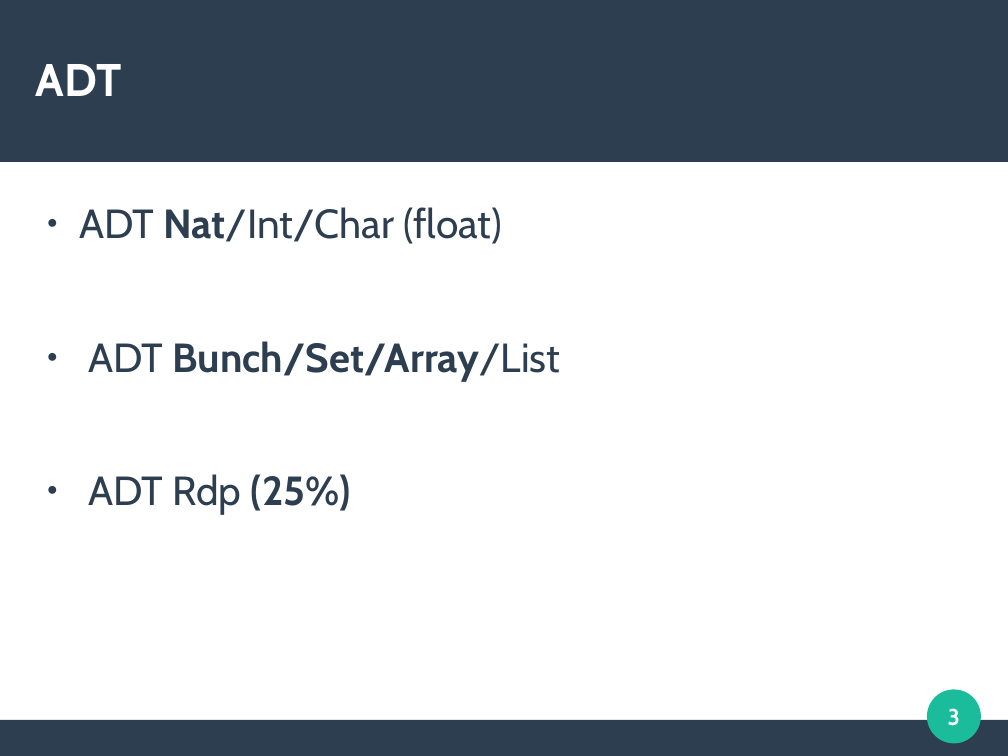
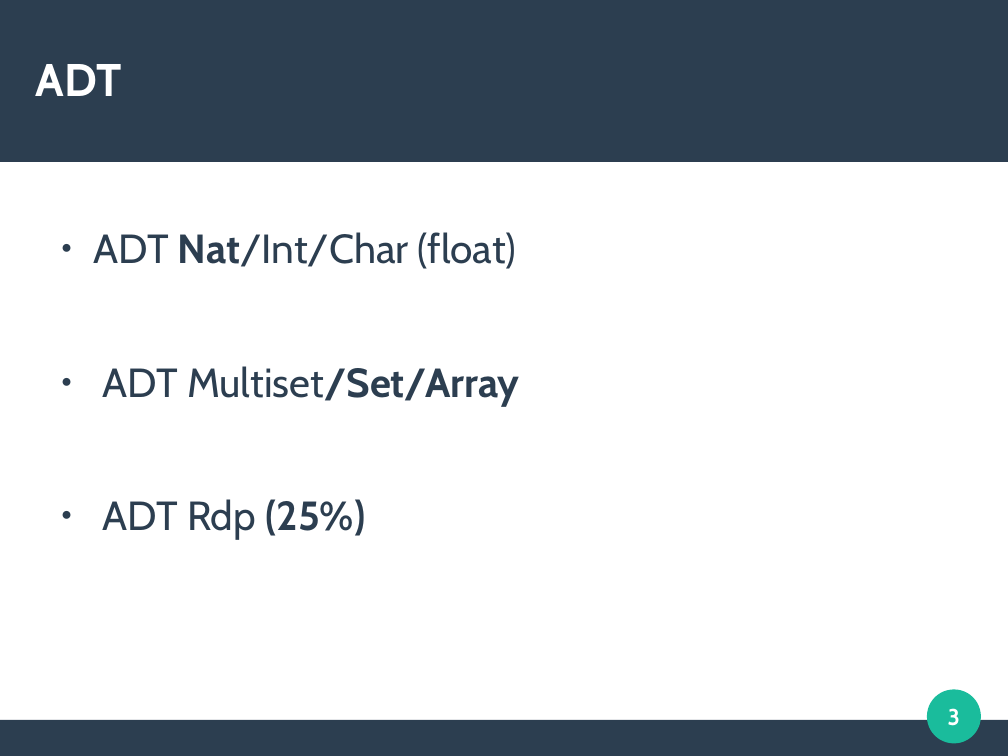
Before and after one commit to Mandarancio/ProofKit, a slide deck: slide 3 of Documentation/presentation2.odp. Drawn at 1008x756 pixels with LibreOffice and Linux fonts; fonts in the diff are those of the drawing. Boxes give left, top, right and bottom in pixels: in the first picture for what was removed or moved away, otherwise in the second. Text is boxed around its words. In the diff, an @@ line names an element or a change of style, - is before the commit and + after.

Commit message:
Update pres

```diff
--- a/Documentation/presentation2.odp
+++ b/Documentation/presentation2.odp
@@ text "ADT Nat/Int/Char (float)": place and size @@
-text "ADT Nat/Int/Char (float)" at box(79, 207, 561, 514)
+text "ADT Nat/Int/Char (float)" at box(94, 232, 520, 540)
@@ text at box(103, 366, 520, 406): text changed; bold off @@
-● ADT Bunch/Set/Array/List
+● ADT Multiset/Set/Array
```
